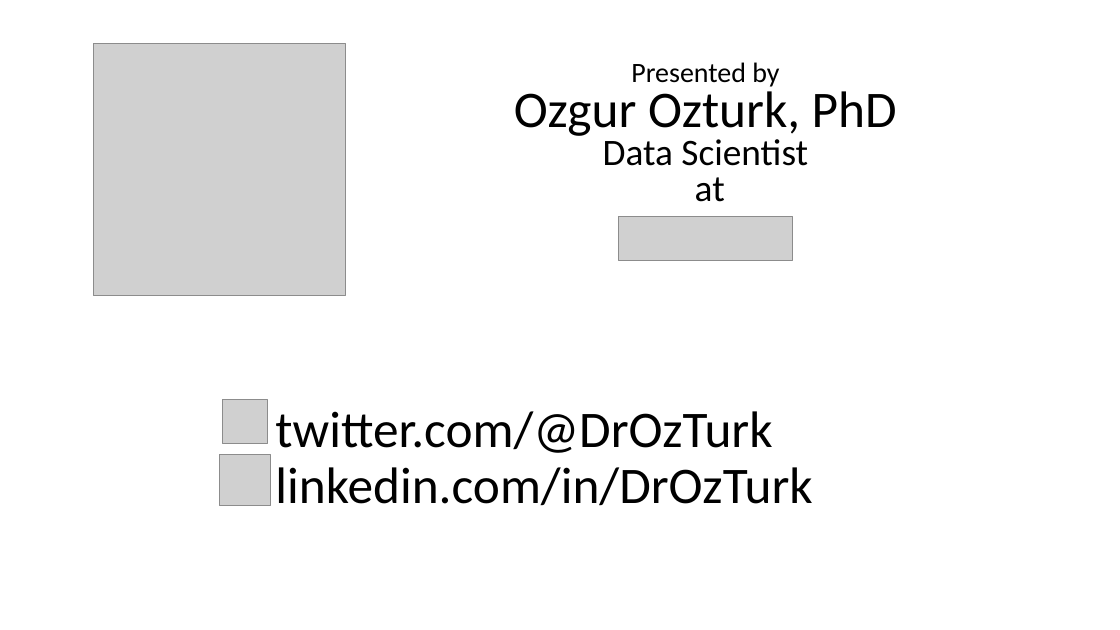
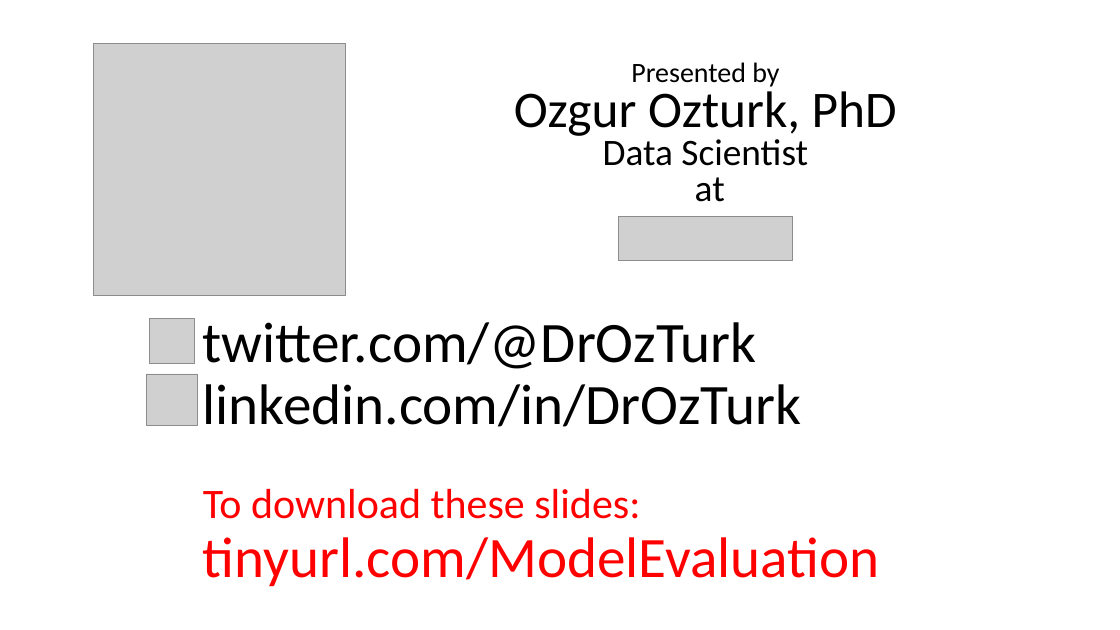
Before and after one commit to DataSciencePros/datascicon.tech, a slide deck: slide 2 of ModelEvaluation.pptx. Drawn at 1120x630 pixels with LibreOffice and Linux fonts; fonts in the diff are those of the drawing; grey boxes stand for pictures. Boxes give left, top, right and bottom in pixels: in the first picture for what was removed or moved away, otherwise in the second. Text is boxed around its words. In the diff, an @@ line names an element or a change of style, - is before the commit and + after.

Commit message:
ppt modified

```diff
--- a/ModelEvaluation.pptx
+++ b/ModelEvaluation.pptx
@@ picture: place and size @@
-picture at (223,400,267,444)
+picture at (150,319,194,364)
@@ text "twitter.com/@DrOzTurk": place and size @@
-text "twitter.com/@DrOzTurk" at (275,411,812,506)
+text "twitter.com/@DrOzTurk" at (203,322,880,587)
@@ text at (203,322,801,427): size 44 to 49 pt in "twitter.com/@DrOzTurk", "linkedin.com/in/DrOzTurk" @@
@@ picture: place and size @@
-picture at (219,455,271,506)
+picture at (146,374,197,425)
@@ text at (203,489,880,587): paragraphs added @@
+To download these slides:
+tinyurl.com/ModelEvaluation
```
Also in this commit, not shown: 1 other slide changed, 1 slide added.
